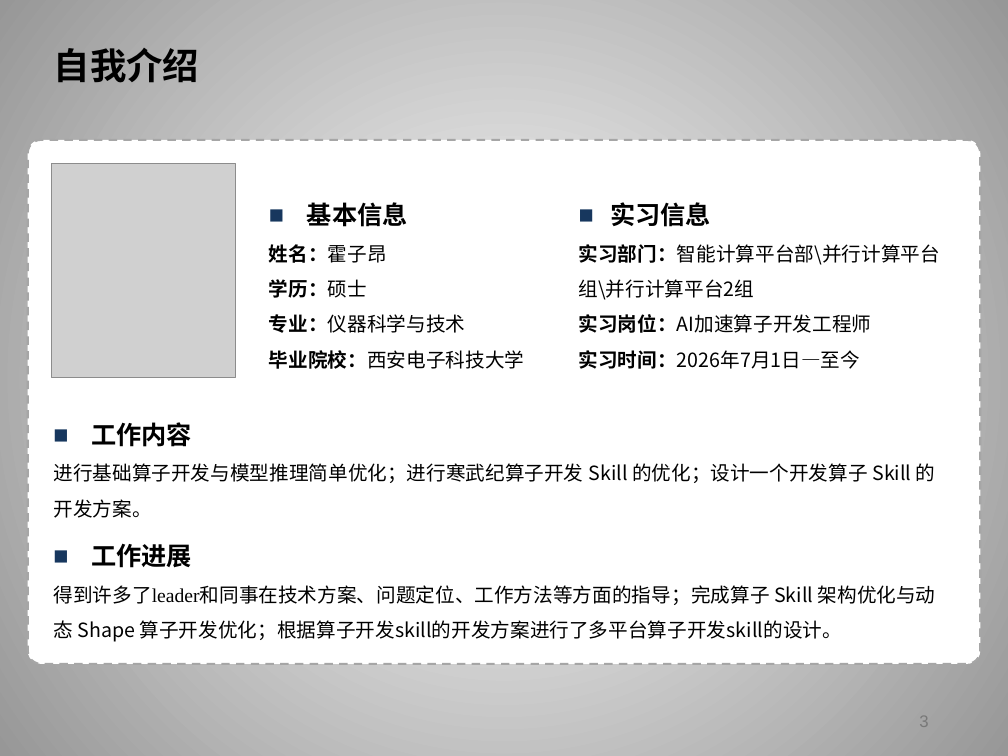
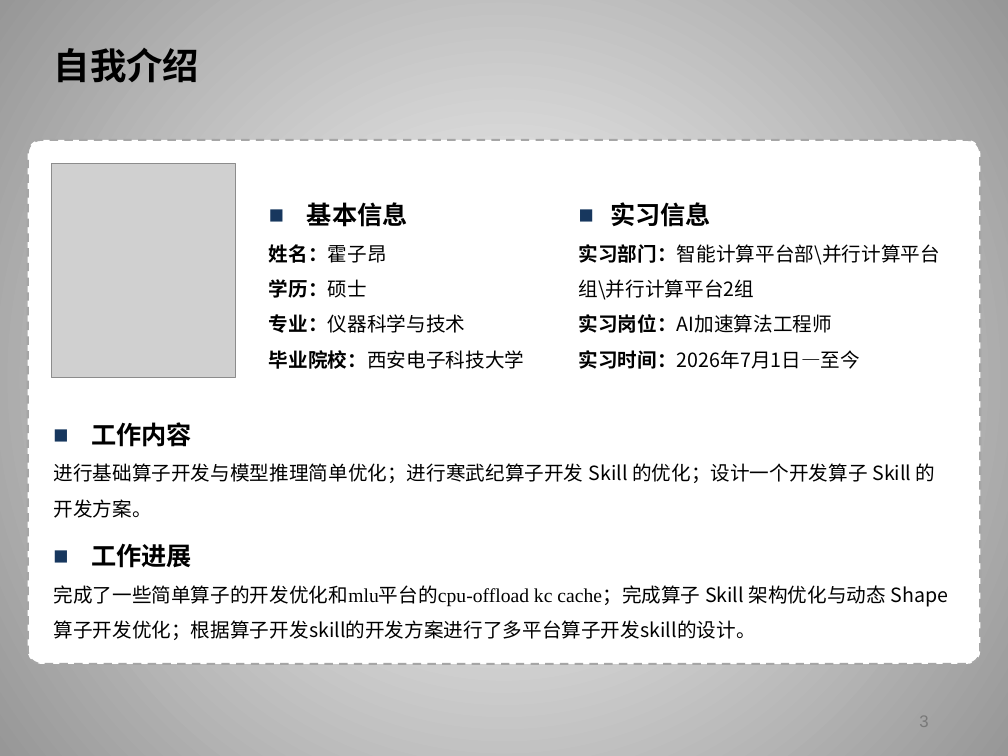
Before and after one commit to huohuomiao/ScriptWhisper, a slide deck: slide 3 of 霍子昂实习总结.pptx. Drawn at 1008x756 pixels with LibreOffice and Linux fonts; fonts in the diff are those of the drawing; grey boxes stand for pictures; background and template pictures are left out. Boxes give left, top, right and bottom in pixels: in the first picture for what was removed or moved away, otherwise in the second. Text is boxed around its words. In the diff, an @@ line names an element or a change of style, - is before the commit and + after.

```diff
--- a/霍子昂实习总结.pptx
+++ b/霍子昂实习总结.pptx
@@ text at bbox=[579, 314, 832, 333]: text changed @@
-实习岗位：AI加速算子开发工程师
+实习岗位：AI加速算法工程师
@@ text at bbox=[53, 585, 949, 640]: text changed @@
-得到许多了leader和同事在技术方案、问题定位、工作方法等方面的指导；完成算子 Skill 架构优化与动态 Shape 算子开发优化；根据算子开发skill的开发方案进行了多平台算子开发skill的设计。
+完成了一些简单算子的开发优化和mlu平台的cpu-offload kc cache；完成算子 Skill 架构优化与动态 Shape 算子开发优化；根据算子开发skill的开发方案进行了多平台算子开发skill的设计。
```
Also in this commit, not shown: 23 other slides changed, 2 slides added, 2 slides removed.
